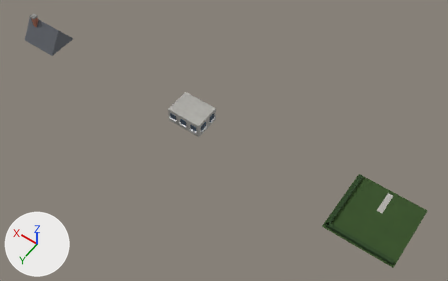
One commit to the Blender file objects/VanillaReplacements/Building/BLDHOUS6/OG_BLDHOUS6.blend: the scene before it, then after it.
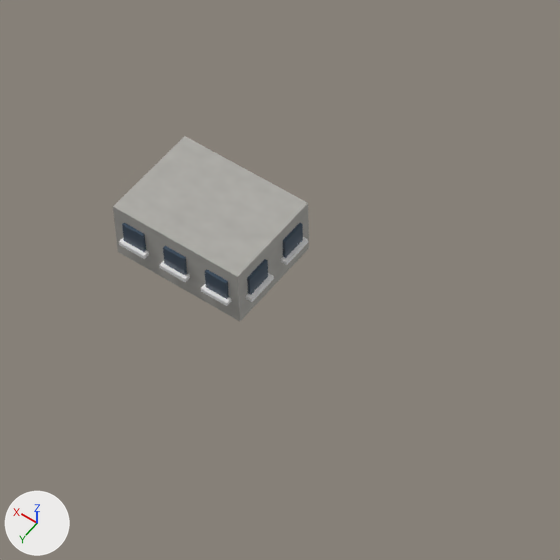
The first picture shows the older version from a 50 mm lens placed at (-8.7, 47.4, 72.9), pointed at (24.7, 0.7, -0.5). The close-ups show the older and then the newer version on the part from 31% to 62% of the width and 21% to 70% of the height of that picture. Only the edits that show in the close-ups are written down. Every picture has the same lights, and +X, +Y and +Z are marked at lower left.
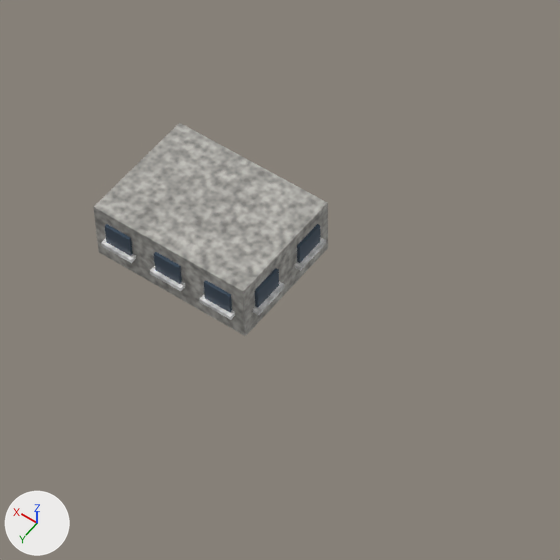
Where the newer file only moved an object's origin or applied its transform, the numbers keep the older frame.

Changed parts and their boxes (x1, y1, x2, y2) in the close-ups (560 x 560 px):
'Cube.004', rescaled (20% wider, 15% taller)
    before: (113, 136, 309, 321)
    after: (93, 123, 328, 336)
'Cube.017', moved
    before: (247, 259, 268, 295)
    after: (255, 268, 279, 307)
'Cube.015', moved
    before: (283, 223, 303, 258)
    after: (297, 224, 320, 263)
'Cube.013', moved
    before: (122, 223, 146, 252)
    after: (105, 224, 133, 256)
'Cube.011', moved
    before: (163, 246, 187, 275)
    after: (154, 252, 182, 284)
'Cube.009', moved
    before: (205, 269, 229, 299)
    after: (204, 280, 232, 312)
'Cube.018', surface changed, moved
    before: (246, 273, 274, 302)
    after: (253, 281, 285, 315)
'Cube.016', surface changed, moved
    before: (281, 237, 308, 265)
    after: (295, 237, 326, 271)
'Cube.010', surface changed, moved
    before: (201, 284, 231, 306)
    after: (199, 294, 235, 320)
'Cube.012', surface changed, moved
    before: (159, 261, 190, 282)
    after: (150, 266, 185, 291)
'Cube.014', surface changed, moved, rescaled (16% wider, 18% taller)
    before: (119, 238, 149, 259)
    after: (101, 238, 136, 263)

The change, as a list of edits to the scene's bpy script:
```text
Change mat_stone_stone:
    remove # nodes: BsdfPrincipled, MixRGB, OutputMaterial, TexNoise, ValToRGB
    remove # colours: grey #b5b3ad, light grey #cbcbcb, white #ffffff
    nodes: BsdfPrincipled, MixRGB x3, OutputMaterial, TexCoord, TexNoise x3, ValToRGB x3
    colours: grey #b5b3ad, light grey #cbcbcb, white #ffffff, light grey #c8c8c8, white #e9e9e9
Change mat_white_white:
    remove # nodes: BsdfPrincipled, OutputMaterial
    remove # colours: white #ededed
    nodes: BsdfPrincipled, MixRGB x2, OutputMaterial, TexCoord, TexNoise x2, ValToRGB x2
    colours: light grey #c8c8c8, white #ffffff, white #ededed, white #e9e9e9
Change me_cube_004:
    used by ob_cube_004; parent = ob_part1; location = (0.0, 0.512, 1.297)
    remove me_cube_004.from_pydata(...)  # 8 vertices, 6 faces; spans x -2.87..2.87, y -2.15..2.15, z -1.3..1.3
    add me_cube_004.from_pydata(...)  # 8 vertices, 6 faces; spans x -3.44..3.44, y -2.58..2.58, z -1.3..1.3
    me_cube_004 part 1: the whole mesh is scaled about its middle by (1.2, 1.2, 1)
Change me_cube_014:
    used by ob_cube_014; parent = ob_part1; location = (1.911, 2.797, 1.009)
    remove me_cube_014.from_pydata(...)  # 8 vertices, 6 faces; spans x -0.597..0.597, y -0.135..0.135, z -0.091..0.091
    add me_cube_014.from_pydata(...)  # 8 vertices, 6 faces; spans x -0.717..0.717, y -0.135..0.135, z -0.091..0.091
    me_cube_014 part 2: the whole mesh is scaled about its middle by (1.2, 1, 1)
Change ob_cube_009:
    ob_cube_009.location: (-1.911, 2.723, 1.556) -> (-2.293, 3.153, 1.556)
Change ob_cube_010:
    ob_cube_010.location: (-1.911, 2.797, 1.009) -> (-2.293, 3.226, 1.009)
Change ob_cube_011:
    ob_cube_011.location: (0.0, 2.723, 1.556) -> (0.0, 3.153, 1.556)
Change ob_cube_012:
    ob_cube_012.location: (0.0, 2.797, 1.009) -> (0.0, 3.226, 1.009)
Change ob_cube_013:
    ob_cube_013.location: (1.911, 2.723, 1.556) -> (2.293, 3.153, 1.556)
Change ob_cube_014:
    ob_cube_014.location: (1.911, 2.797, 1.009) -> (2.293, 3.226, 1.009)
Change ob_cube_015:
    ob_cube_015.location: (-2.928, -0.563, 1.556) -> (-3.501, -0.778, 1.556)
Change ob_cube_016:
    ob_cube_016.location: (-3.001, -0.563, 1.009) -> (-3.574, -0.778, 1.009)
Change ob_cube_017:
    ob_cube_017.location: (-2.928, 1.587, 1.556) -> (-3.501, 1.802, 1.556)
Change ob_cube_018:
    ob_cube_018.location: (-3.001, 1.587, 1.009) -> (-3.574, 1.802, 1.009)
```
